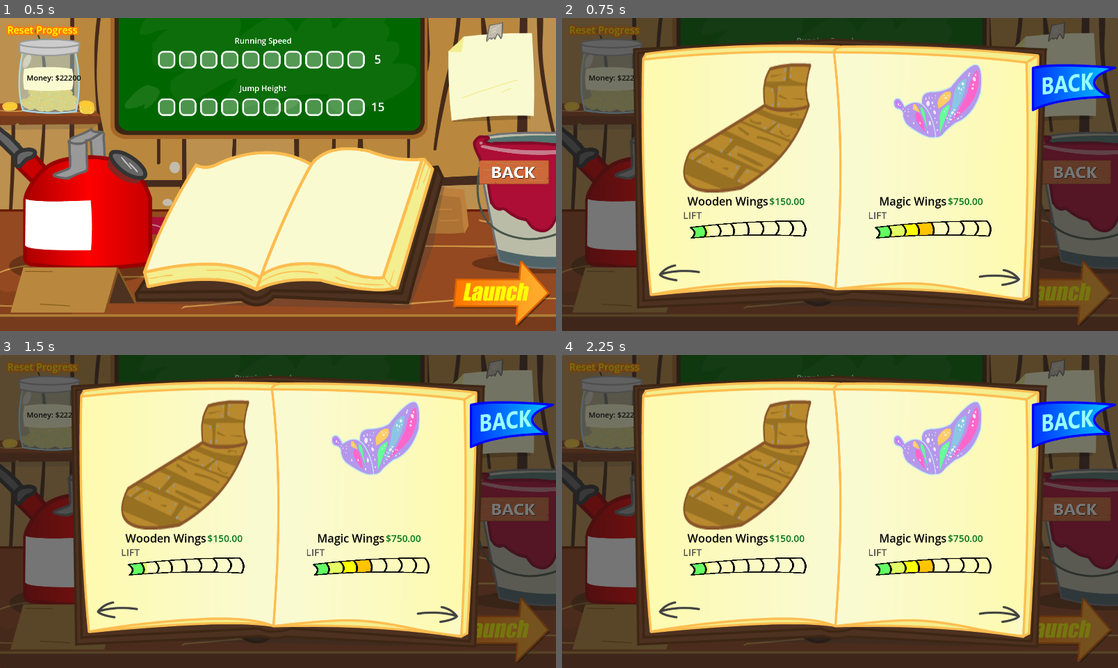
Above: before the commit, frames 1-4 (two rows, left to right).
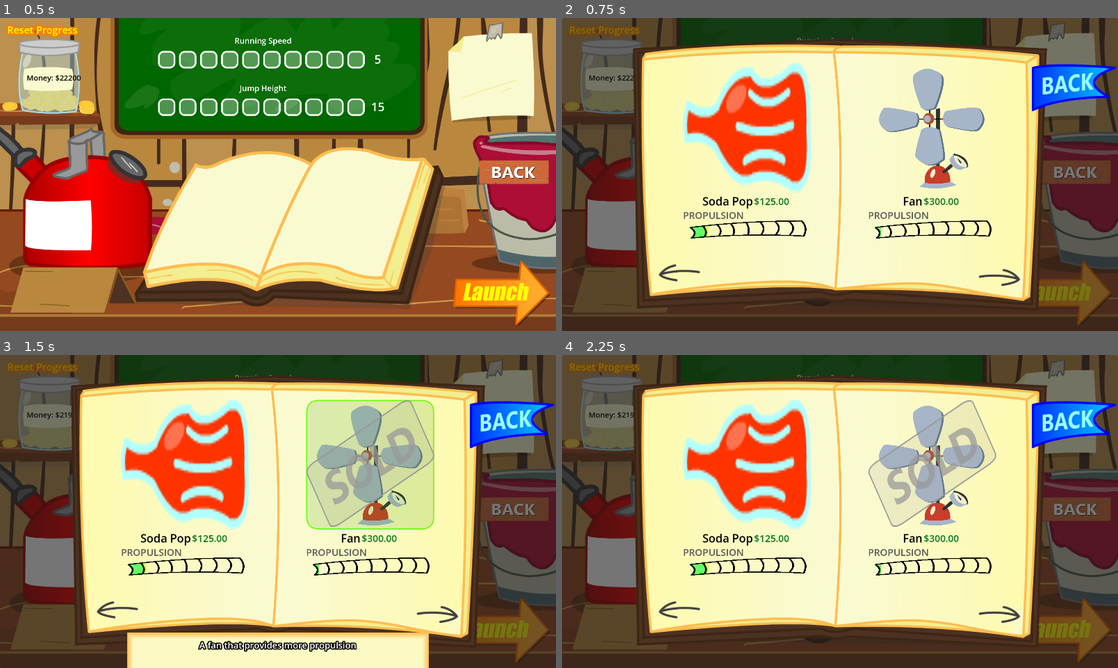
Above: after the commit, the same moments.

Repository: 100-Devs-1-Game/FlightOfHarmony
Game: Godot game, scene res://shop/shop.tscn
Two runs of this game, one before a commit and one after it. Both use one fixed random seed, a clock stepped at 60 frames per second and the inputs below. This scene is started directly instead of the project's main scene.
Inputs (mouse positions are in pixels of both pictures, inside the frame that each line leads up to; where the layout moved, square brackets give the same spot in the first picture):
- Up to frame 1 (0.5 s): no input
- Up to frame 2 (0.75 s): click (773, 237) [795, 193] at 0.5 s
- Up to frame 3 (1.5 s): click (355, 524) [233, 530] at 1.25 s
- Up to frame 4 (2.25 s): click (895, 574) [795, 530] at 2 s

Frame 1 is identical in both runs. In frame 2, 13% of the frame differs, in the area x 21-76%, y 14-71%; in frame 3, 25%, in the area x 11-79%, y 14-100%; in frame 4, 13%.

Commit message:
Update shop.tscn

Diff:
--- a/src/shop/shop.tscn
+++ b/src/shop/shop.tscn
@@ -116,8 +116,32 @@
 
 [node name="OpenBook Gliders" parent="." instance=ExtResource("15_pafut")]
 
+[node name="OpenBook Propulsion" parent="." instance=ExtResource("15_pafut")]
+offset_left = 609.0
+offset_top = 686.0
+offset_right = 859.0
+offset_bottom = 836.0
+category = 1
+
+[node name="OpenBook Body" parent="." instance=ExtResource("15_pafut")]
+offset_left = 1111.0
+offset_top = 503.0
+offset_right = 1361.0
+offset_bottom = 653.0
+category = 2
+
+[node name="OpenBook Money" parent="." instance=ExtResource("15_pafut")]
+offset_left = 1028.0
+offset_top = 683.0
+offset_right = 1278.0
+offset_bottom = 833.0
+category = 3
+
 [connection signal="pressed" from="TextureButton Launch" to="." method="_on_texture_button_launch_pressed"]
 [connection signal="pressed" from="TextureButton Fuel" to="." method="_on_texture_button_fuel_pressed"]
 [connection signal="pressed" from="TextureButton Back" to="." method="_on_texture_button_back_pressed"]
 [connection signal="pressed" from="Reset" to="." method="_on_reset_pressed"]
 [connection signal="open_book" from="OpenBook Gliders" to="." method="_on_open_book_pressed"]
+[connection signal="open_book" from="OpenBook Propulsion" to="." method="_on_open_book_pressed"]
+[connection signal="open_book" from="OpenBook Body" to="." method="_on_open_book_pressed"]
+[connection signal="open_book" from="OpenBook Money" to="." method="_on_open_book_pressed"]
